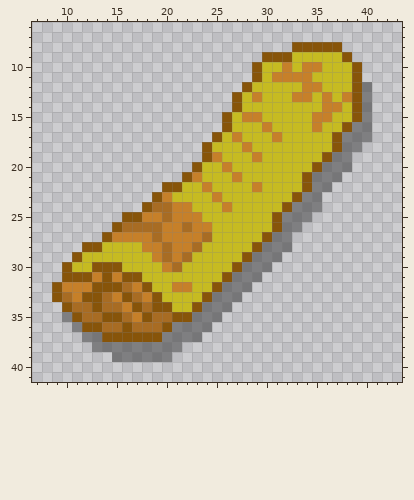
Pixel-art sprite, stored at Assets/Sprites/Lvl select/goldNews.png. Above: the version before the commit.
The file is 200x188 pixels, drawn in blocks of 4x4; one block is one cell here. Shown: x 7..43, y 6..41.
The result:
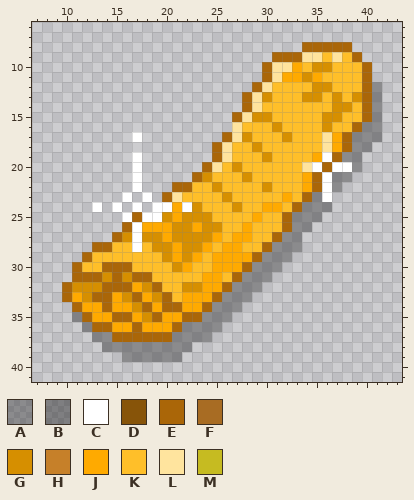
Palette (. is transparent): A #00000052  B #00000061  C #ffffff  D #875409  E #aa6608  F #a86c23  G #d68f00  H #c68029  J #ffaa00  K #ffbf29  L #ffe49e  M #c6bb21
Changes in this commit:
Changed rows in their new state; - is an unchanged pixel.
first column x 9:
 8 ------------------------.EEEEE---
 9 ---------------------.EEELLKLKE--
10 --------------------.ELLJKGGKKKE-
11 --------------------.ELJJGJKKKKE-
12 -------------------.ELKKKKGGKKKEA
13 ------------------.ELGKKKGGKGKGEA
14 ------------------.ELKKKKKKKGGKEA
15 -----------------.ELGGKKKKKGGKKEA
16 -----------------.LKKKGKKKKGKKEAA
17 --------C-------.ELGKKKGKKKLJEAAA
18 ---------------.ELKKGKKKKKKLJEAA-
19 --------C------.ELKKKGKKKKJCEAA--
20 --------C-----.ELKGKKKKKKLCECCA--
21 --------C----.EGKKKGKKKKKJECAA---
22 --------C--.EEKKGKKKKGKKKJECA----
23 -------C-C.ELKKKKGKKKKKJKEAC-----
24 ----C-C-C.CCJCGKKKGKKJJKEAAA-----
25 -------CECCGJGGGKKKKJKKEAAA------
26 ------.ECJJJGGJGGKKJKKKEAA-------
27 -----.EGCGGJGGGGJKJJKKEAA--------
28 ---.EEKKCKGGJGGJKJJKKEAAA--------
29 --.EKKKKKKKGJGJKJJJJEAAA---------
30 -.EKKEEEKKKKGJKKJJJEAAA----------
31 -.EEEGEGEEKKKKKJJKEAAA-----------
32 .EGGGEEEJGEKKGGJJEAAA------------
33 .EJGEEJGEJGEKJJJEAAA-------------
34 -.EJJEJJGEJEEJJEAAA--------------
35 -.AEJJEEJGEJJEEAAA---------------
36 --.AEEJJEJJJEAAAA----------------
37 ---.AAEEEEEEAAAA-----------------
38 ----.AAAAAAAAA-------------------
39 ------.AAAAAA--------------------
